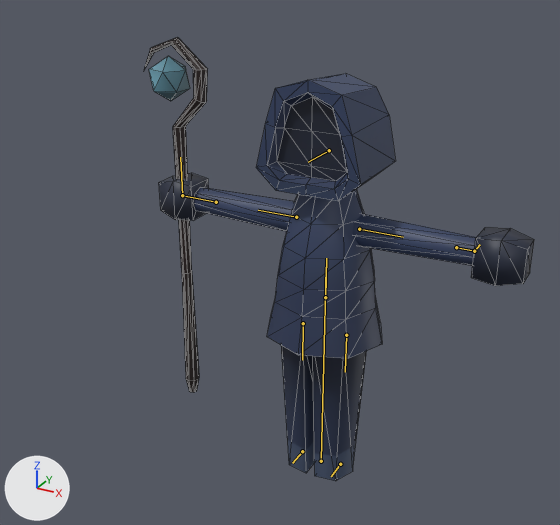
What one commit did to the glTF model WIP/mage.gltf.
One viewpoint serves both versions: a camera (50 mm lens) standing at (1.27, -2.71, 2.33) and looking at (-0.1, -0.23, 1.09). Every picture has the same lights, and +X, +Y and +Z are marked at lower left. The bones that bend it are drawn over the model as lines. Mesh edges are drawn as thin lines.

The first picture shows 'mage'.
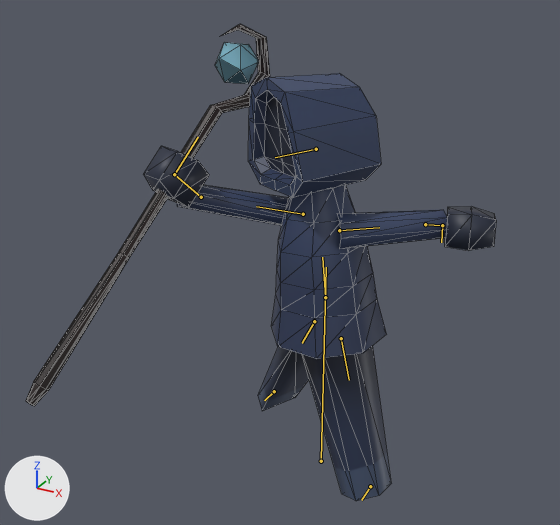
The newer file adds an action. The first version stands in its rest pose; the second is drawn at frame 5 of the action 'mage_death'.

Diff of the bpy script that builds the scene:
```diff
--- a/WIP/mage.gltf.py
+++ b/WIP/mage.gltf.py
@@ bone_torso @@
 bone_torso = bpy.data.objects['mage armature'].pose.bones['torso']
-bone_torso.rotation_quaternion = (1.0, 0.0, 0.0, 0.0)  # degrees (0, 0, 0)
+bone_torso.rotation_quaternion = (0.961, 0.012, -0.275, 0.044)  # degrees (0, -32, 5)
@@ bone_arm_l @@
 bone_arm_l = bpy.data.objects['mage armature'].pose.bones['arm.L']  # child of 'torso'
-bone_arm_l.rotation_quaternion = (1.0, 0.0, 0.0, 0.0)  # degrees (0, 0, 0)
-bone_arm_l.scale = (1.0, 1.0, 1.0)
+bone_arm_l.rotation_quaternion = (0.815, -0.578, 0.0, -0.04)  # degrees (-71, -3, -4)
+bone_arm_l.scale = (1.06, 0.89, 1.06)
@@ bone_leg_l @@
 bone_leg_l = bpy.data.objects['mage armature'].pose.bones['leg.L']  # child of 'torso'
-bone_leg_l.rotation_quaternion = (1.0, 0.0, 0.0, 0.0)  # degrees (0, 0, 0)
-bone_leg_l.scale = (1.0, 1.0, 1.0)
+bone_leg_l.rotation_quaternion = (0.996, 0.028, 0.002, -0.087)  # degrees (3, 1, -10)
+bone_leg_l.scale = (0.98, 1.04, 0.98)
@@ bone_arm_r @@
 bone_arm_r = bpy.data.objects['mage armature'].pose.bones['arm.R']  # child of 'torso'
-bone_arm_r.rotation_quaternion = (1.0, 0.0, 0.0, 0.0)  # degrees (0, 0, 0)
-bone_arm_r.scale = (1.0, 1.0, 1.0)
+bone_arm_r.rotation_quaternion = (0.808, 0.559, 0.0, -0.183)  # degrees (68, 12, -18)
+bone_arm_r.scale = (0.95, 1.1, 0.95)
@@ bone_leg_r @@
 bone_leg_r = bpy.data.objects['mage armature'].pose.bones['leg.R']  # child of 'torso'
-bone_leg_r.rotation_quaternion = (1.0, 0.0, 0.0, 0.0)  # degrees (0, 0, 0)
-bone_leg_r.scale = (1.0, 1.0, 1.0)
+bone_leg_r.rotation_quaternion = (-0.934, -0.026, 0.0, -0.356)  # degrees (3, -1, 42)
+bone_leg_r.scale = (0.9, 1.24, 0.9)
@@ bone_hand_l @@
 bone_hand_l = bpy.data.objects['mage armature'].pose.bones['hand.L']
-bone_hand_l.location = (0.0, 0.0, 0.0)
-bone_hand_l.rotation_quaternion = (1.0, 0.0, 0.0, 0.0)  # degrees (0, 0, 0)
+bone_hand_l.location = (-0.011, -0.176, -0.148)
+bone_hand_l.rotation_quaternion = (0.645, -0.096, -0.75, 0.111)  # degrees (64, -109, -63)
@@ bone_hand_r @@
 bone_hand_r = bpy.data.objects['mage armature'].pose.bones['hand.R']
-bone_hand_r.location = (0.0, 0.0, 0.0)
-bone_hand_r.rotation_quaternion = (1.0, 0.0, 0.0, 0.0)  # degrees (0, 0, 0)
+bone_hand_r.location = (0.088, -0.055, 0.192)
+bone_hand_r.rotation_quaternion = (0.744, 0.55, 0.225, -0.305)  # degrees (67, 42, -16)
```

What differs and where, as boxes (x1, y1, x2, y2) in the pictures (560 x 525 px):
'mage', posed (20% wider, 7% taller)
    before: (144, 37, 534, 481)
    after: (26, 24, 496, 501)
bone 'torso', root to tip
    before: (325, 297) to (326, 258)
    after: (325, 297) to (322, 257)
bone 'arm.L', root to tip
    before: (359, 229) to (403, 237)
    after: (339, 230) to (379, 227)
bone 'leg.L', root to tip
    before: (346, 335) to (345, 372)
    after: (341, 338) to (349, 380)
bone 'arm.R', root to tip
    before: (296, 217) to (258, 210)
    after: (303, 214) to (256, 206)
bone 'leg.R', root to tip
    before: (303, 323) to (302, 360)
    after: (314, 321) to (302, 343)
bone 'hand.L', root to tip
    before: (456, 247) to (474, 251)
    after: (425, 224) to (442, 225)
bone 'hand.R', root to tip
    before: (216, 202) to (182, 195)
    after: (201, 197) to (174, 174)
